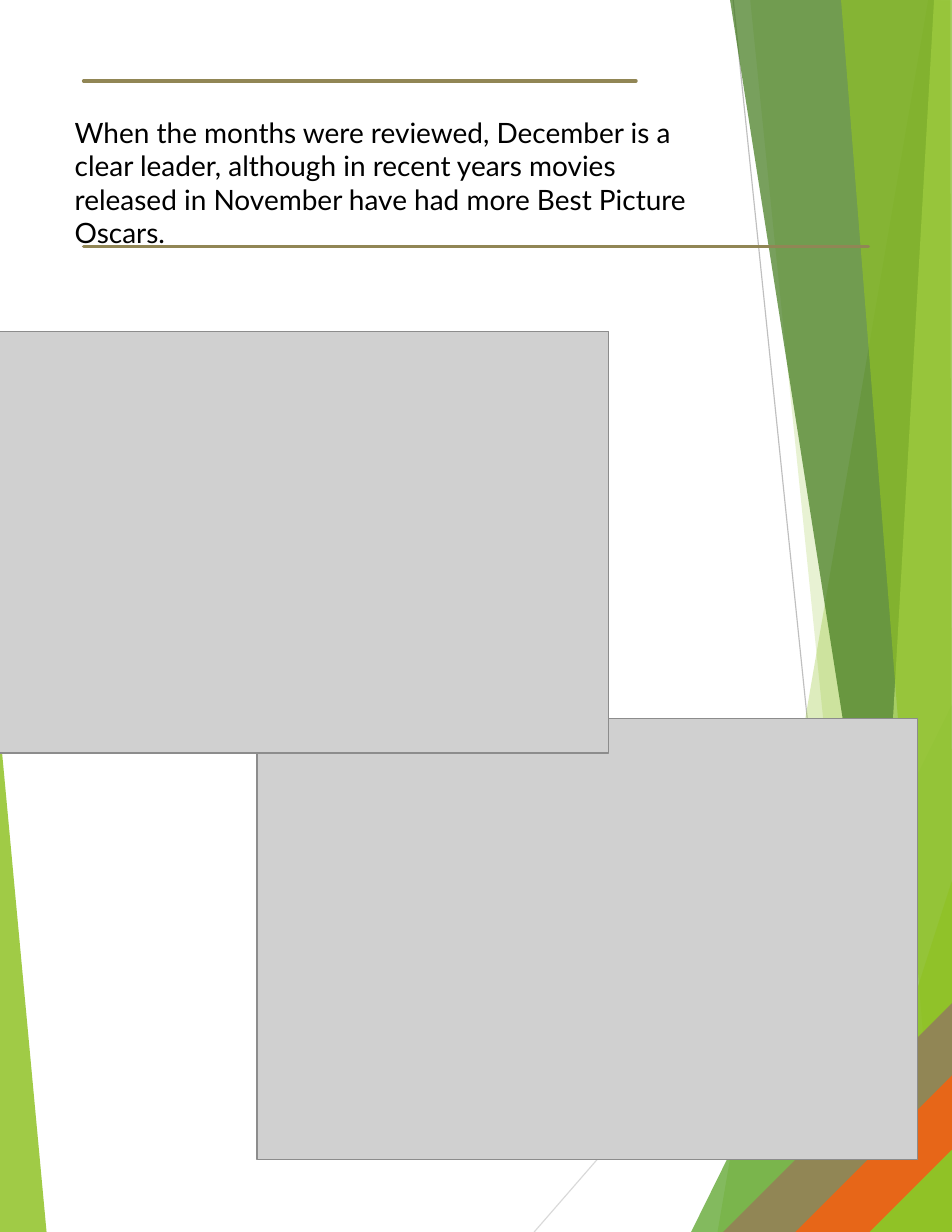
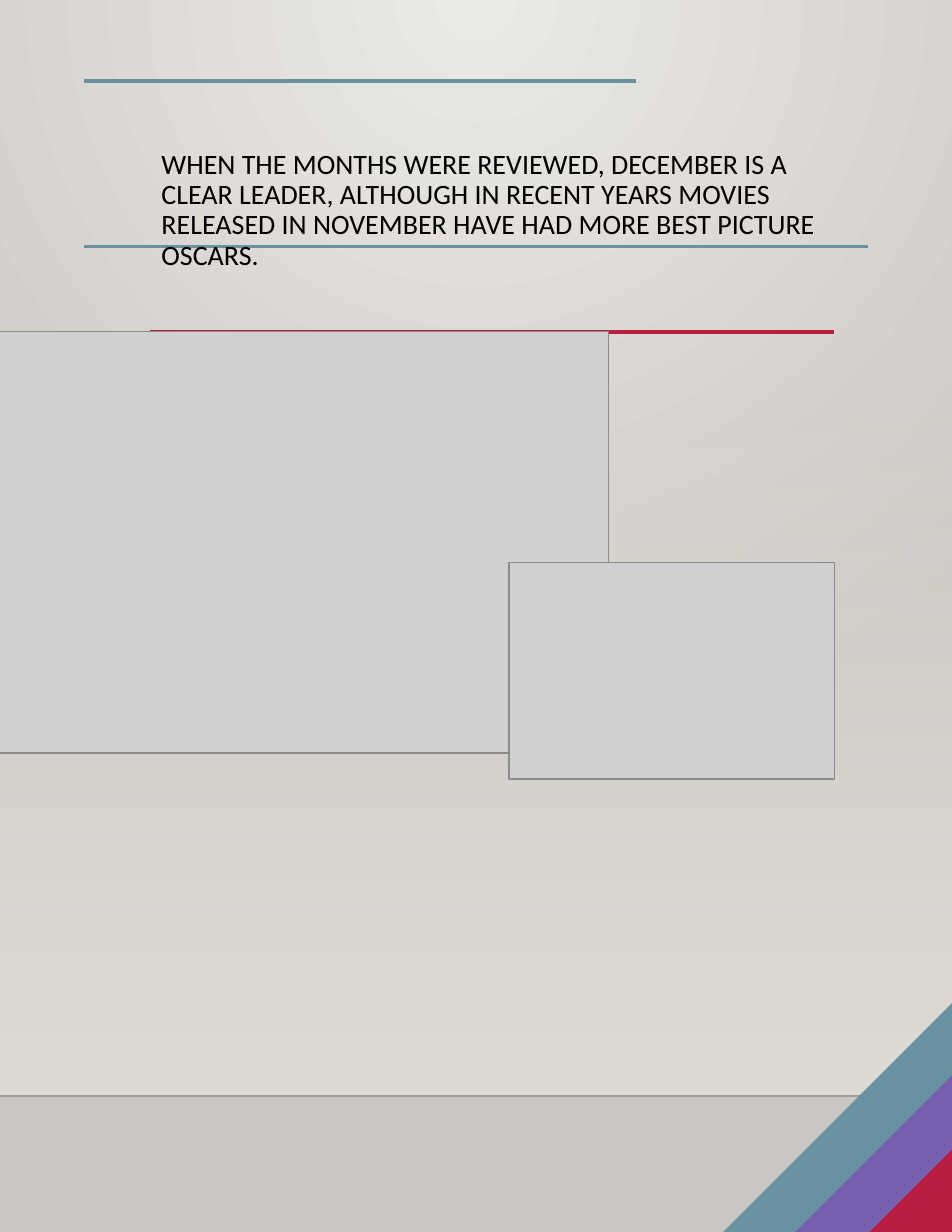
Before and after one commit to newton1021/project1, a slide deck: slide 4 of ANALYZING THE OSCARS.pptx. Drawn at 952x1232 pixels with LibreOffice and Linux fonts; fonts in the diff are those of the drawing; grey boxes stand for pictures; background and template pictures are left out. Boxes give left, top, right and bottom in pixels: in the first picture for what was removed or moved away, otherwise in the second. Text is boxed around its words. In the diff, an @@ line names an element or a change of style, - is before the commit and + after.

```diff
--- a/ANALYZING THE OSCARS.pptx
+++ b/ANALYZING THE OSCARS.pptx
@@ background #FFFFFF to gradient #ECEAE7 to #CAC7C1 @@
@@ line (636, 81) - (84, 81): stroke #918655 2.25 pt to #6892A0 2.25 pt @@
@@ title at (x1=161, y1=156, x2=814, y2=265): text changed; font Lato to Calibri @@
-When the months were reviewed, December is a clear leader, although in recent years movies released in November have had more Best Picture Oscars.
+WHEN THE MONTHS WERE REVIEWED, DECEMBER IS A CLEAR LEADER, ALTHOUGH IN RECENT YEARS MOVIES RELEASED IN NOVEMBER HAVE HAD MORE BEST PICTURE OSCARS.
@@ line (868, 246) - (84, 246): stroke #918655 2.25 pt to #6892A0 2.25 pt @@
@@ line added from (150, 332) to (834, 332), #B71E42 2.5 pt @@
@@ rectangle added at (x1=0, y1=362, x2=952, y2=1094), fill gradient #DFDBD5 @@
@@ picture resized from (x1=258, y1=719, x2=918, y2=1159) to (x1=510, y1=562, x2=834, y2=780) @@
@@ group removed at (x1=0, y1=0, x2=952, y2=1232): 8 freeform shapes, 2 lines @@
@@ right triangle at (x1=724, y1=1004, x2=952, y2=1232): fill #918655 to #6892A0 @@
@@ right triangle at (x1=795, y1=1073, x2=952, y2=1232): fill #E76618 to #795FAF @@
@@ line added from (0, 1096) to (952, 1096), #000001 1 pt @@
@@ right triangle at (x1=870, y1=1147, x2=952, y2=1232): fill #90C226 to #B71E42 @@
```
Also in this commit, not shown: 8 other slides changed, 1 slide added, 5 slides removed.
